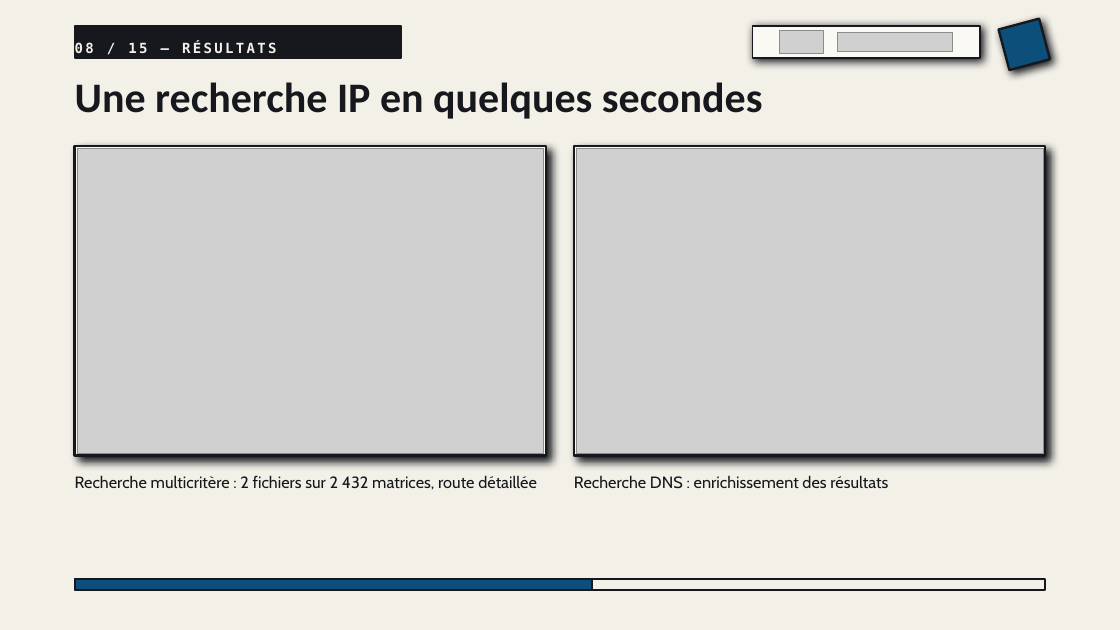
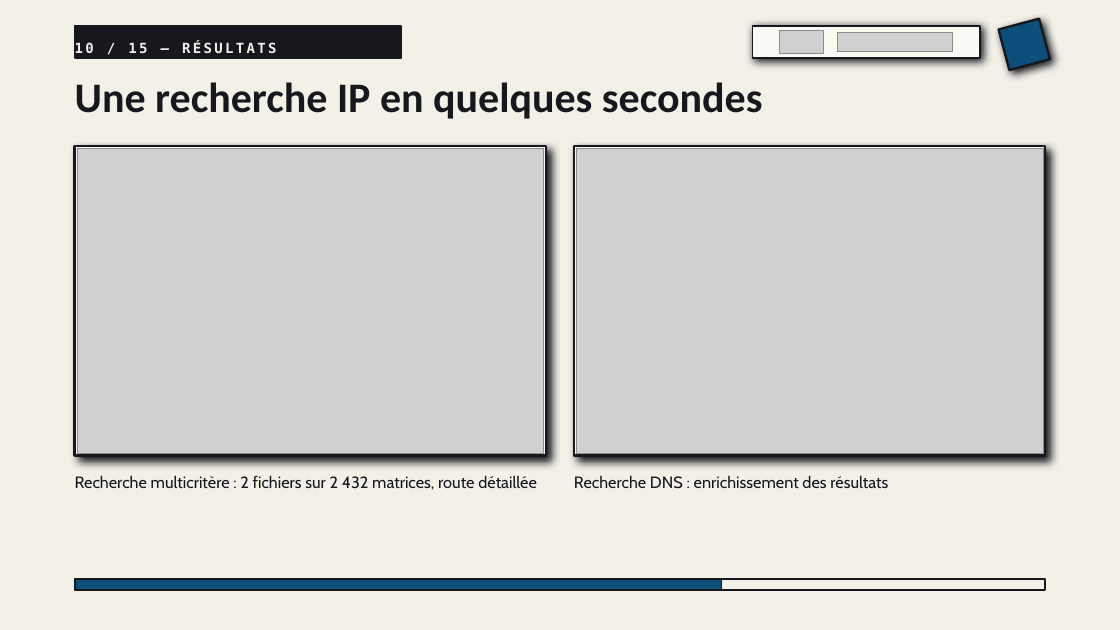
Before and after one commit to falachabt/Icam, a slide deck: slide 10 of Presentation_RIPTIS.pptx (slide 8 before the commit). Drawn at 1120x630 pixels with LibreOffice and Linux fonts; fonts in the diff are those of the drawing; grey boxes stand for pictures. Boxes give left, top, right and bottom in pixels: in the first picture for what was removed or moved away, otherwise in the second. Text is boxed around its words. In the diff, an @@ line names an element or a change of style, - is before the commit and + after.

```diff
--- a/Presentation_RIPTIS.pptx
+++ b/Presentation_RIPTIS.pptx
@@ text in rectangle at (75,41,276,53): text changed @@
-08 / 15 — RÉSULTATS
+10 / 15 — RÉSULTATS
@@ rectangle: place and size @@
-rectangle at (75,579,592,591)
+rectangle at (75,579,722,591)
```
Also in this commit, not shown: 3 other slides changed, 2 other files.
